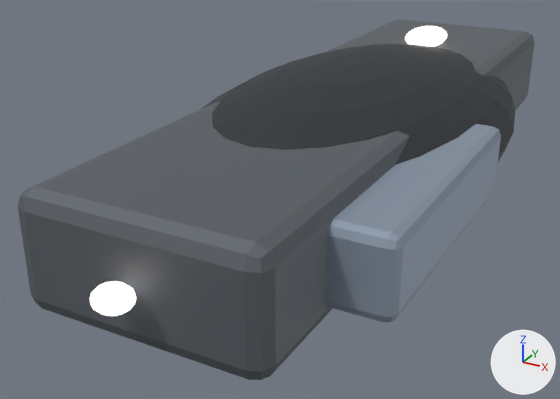
Before and after pictures for a commit that changed the glTF model public/assets/ships/independent/light/lod2.glb.
Before and after are seen from a camera (50 mm lens) standing at (2.88, -6.65, 2.48) and looking at (-0.48, -0.55, -0.57). Every picture has the same lights, and +X, +Y and +Z are marked at lower right. The older version comes first. Where no turn or scale is listed for an object, it has been applied to the vertices. Vertices at exactly the same position are counted once.

Before the edit, the objects in view are built like this:
```python
me_cube = bpy.data.meshes.new('Cube')
me_cube.from_pydata(...)  # 378 vertices, 744 faces; spans x -0.42..0.42, y -1.0..1.0, z -0.19..0.19
me_cube.materials.append(mat_rimward_hull)
me_sphere_001 = bpy.data.meshes.new('Sphere.001')
me_sphere_001.from_pydata(...)  # a UV sphere (12 segments, 8 rings, poles along z) spanning x -0.59..0.59, y -1.0..1.0, z -0.29..0.29
me_sphere_001.materials.append(mat_rimward_emissive)
me_sphere_002 = bpy.data.meshes.new('Sphere.002')
me_sphere_002.from_pydata(...)  # a UV sphere (12 segments, 8 rings, poles along z) spanning x -0.147..0.147, y -0.14..0.14, z -0.094..0.094
me_sphere_002.materials.append(mat_rimward_emissive)
ob_rimward_emissive = bpy.data.objects.new('RIMWARD_EMISSIVE', me_sphere_001)
ob_rimward_emissive.parent = ob_rimward_ship_root
ob_rimward_emissive.location = (-0.0164, 2.176, 0.562)
ob_rimward_emissive.scale = (0.39, 0.39, 0.39)
ob_rimward_engine_glow = bpy.data.objects.new('RIMWARD_ENGINE_GLOW', me_sphere_002)
ob_rimward_engine_glow.location = (-0.016, -3.518, 0.0)
ob_rimward_hull = bpy.data.objects.new('RIMWARD_HULL', me_cube)
ob_rimward_hull.parent = ob_rimward_ship_root
ob_rimward_hull.location = (0.0, 0.148, 0.0)
ob_rimward_hull.scale = (3.51, 3.51, 3.51)
```
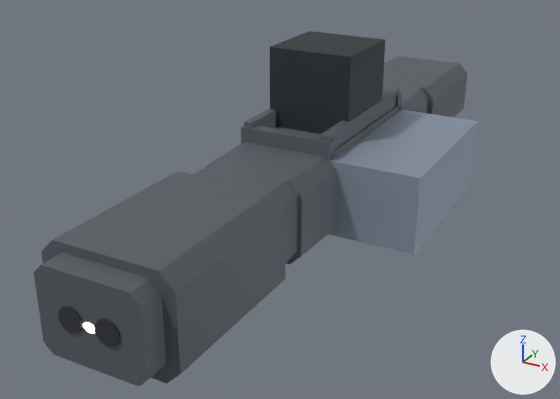
Changed parts and their boxes (x1, y1, x2, y2) in the pictures (560 x 399 px):
'RIMWARD_HULL', reshaped, moved, rescaled (14% narrower)
    before: (18, 19, 535, 380)
    after: (34, 31, 478, 386)
'RIMWARD_ENGINE_GLOW', moved (mostly hidden afterwards)
    before: (89, 281, 137, 316)
    after: (82, 322, 95, 334)
'RIMWARD_EMISSIVE', reshaped, moved, turned, rescaled (not visible afterwards)
    before: (405, 26, 448, 47)
part 2 of me_cube, added
    after: (58, 306, 83, 333)
part 3 of me_cube, added
    after: (94, 319, 120, 347)
part 4 of me_cube, added
    after: (329, 110, 478, 255)
part 5 of me_cube, added
    after: (274, 106, 399, 160)
part 6 of me_cube, added
    after: (244, 108, 276, 128)
part 7 of me_cube, added
    after: (319, 88, 400, 148)
part 8 of me_cube, added (mostly hidden)
    after: (382, 91, 402, 110)
part 9 of me_cube, added
    after: (241, 125, 335, 162)
part 10 of me_cube, added
    after: (270, 31, 385, 134)
part 11 of me_cube, rebuilt
    before: (18, 19, 535, 380)
    after: (57, 73, 431, 368)
part 12 of me_cube, added
    after: (34, 253, 166, 386)
part 13 of me_cube, added
    after: (384, 56, 467, 117)
part 14 of me_cube, added
    after: (41, 171, 286, 383)
part 15 of me_cube, deleted
    before: (325, 124, 501, 322)
part 16 of me_cube, deleted
    before: (203, 44, 515, 165)

The change in detail:
me_sphere_001 is used by ob_rimward_emissive; parent ob_rimward_ship_root; location (-0.0164, 2.176, 0.562); scale (0.39, 0.39, 0.39).
me_sphere_001 had 86 vertices, 168 faces and spanned x -0.59..0.59, y -1.0..1.0, z -0.29..0.29.
me_sphere_001 now has 32 vertices, 56 faces and spans x -1.0..1.0, y -0.28..0.28, z -0.11..0.11.
me_sphere_001 part 1: the whole mesh is rebuilt.
me_cube is used by ob_rimward_hull; parent ob_rimward_ship_root; location (0.0, 0.148, 0.0); scale (3.51, 3.51, 3.51).
me_cube had 378 vertices, 744 faces and spanned x -0.42..0.42, y -1.0..1.0, z -0.19..0.19.
me_cube now has 216 vertices, 380 faces and spans x -0.28..0.28, y -1.0..1.0, z -0.24..0.24.
me_cube part 2: a new loose piece, a 10-sided cylinder along y spanning x -0.185..-0.127, y -1.0..-0.959, z -0.142..-0.081, in mat_rimward_hull.
me_cube part 3: a new loose piece, a 10-sided cylinder along y spanning x -0.09..-0.033, y -1.0..-0.959, z -0.142..-0.081, in mat_rimward_hull.
me_cube part 4: a new loose piece, a box spanning x 0.01..0.28, y -0.19..0.34, z -0.23..-0.01, in mat_rimward_hull.
me_cube part 5: a new loose piece, a box spanning x -0.245..0.028, y -0.193..0.336, z -0.021..0.009, in mat_rimward_hull.
me_cube part 6: a new loose piece, a box spanning x -0.237..-0.214, y -0.193..0.336, z 0.0..0.059, in mat_rimward_hull.
me_cube part 7: a new loose piece, a box spanning x -0.004..0.02, y -0.193..0.336, z 0.0..0.059, in mat_rimward_hull.
me_cube part 8: a new loose piece, a box spanning x -0.245..0.028, y 0.306..0.341, z -0.027..0.044, in mat_rimward_hull.
me_cube part 9: a new loose piece, a box spanning x -0.245..0.028, y -0.198..-0.162, z -0.027..0.044, in mat_rimward_hull.
me_cube part 10: a new loose piece, a box spanning x -0.23..0.02, y -0.05..0.2, z -0.01..0.24, in mat_rimward_hull.
me_cube part 11: the loose piece of 56 vertices spanning x -0.28..0.28, y -1.0..1.0, z -0.13..0.13 is rebuilt with 72 vertices and now spans x -0.27..0.06, y -0.96..0.98, z -0.24..0.01.
me_cube part 12: a new loose piece of 16 vertices spanning x -0.24..0.03, y -0.99..-0.86, z -0.22..-0.01, in mat_rimward_hull.
me_cube part 13: a new loose piece of 16 vertices spanning x -0.27..0.05, y 0.59..1.0, z -0.21..0.0, in mat_rimward_hull.
me_cube part 14: a new loose piece of 16 vertices spanning x -0.28..0.06, y -0.94..-0.5, z -0.24..0.02, in mat_rimward_hull.
me_cube part 15: the loose piece of 56 vertices spanning x 0.21..0.42, y -0.77..-0.03, z -0.09..0.09 is deleted.
me_cube part 16: 266 vertices removed from x -0.42..0.41, y -0.8..0.8, z -0.19..0.19.
Object 'RIMWARD_EMISSIVE' (ob_rimward_emissive) moves from (-0.0164, 2.176, 0.562) to (-0.37, -3.285, -0.38).
Object 'RIMWARD_EMISSIVE' (ob_rimward_emissive) turns from (0, 0, 0) to (90, 0, 0) degrees about x, y and z.
Object 'RIMWARD_EMISSIVE' (ob_rimward_emissive) is rescaled from (0.39, 0.39, 0.39) to (0.225, 0.225, 0.225).
Object 'RIMWARD_ENGINE_GLOW' (ob_rimward_engine_glow) moves from (-0.016, -3.518, 0.0) to (-0.37, -3.265, -0.4).
Object 'RIMWARD_HULL' (ob_rimward_hull) moves from (0.0, 0.148, 0.0) to (0.0, 0.0002, 0.0).
Object 'RIMWARD_HULL' (ob_rimward_hull) is rescaled from (3.51, 3.51, 3.51) to (3.41, 3.41, 3.41).
